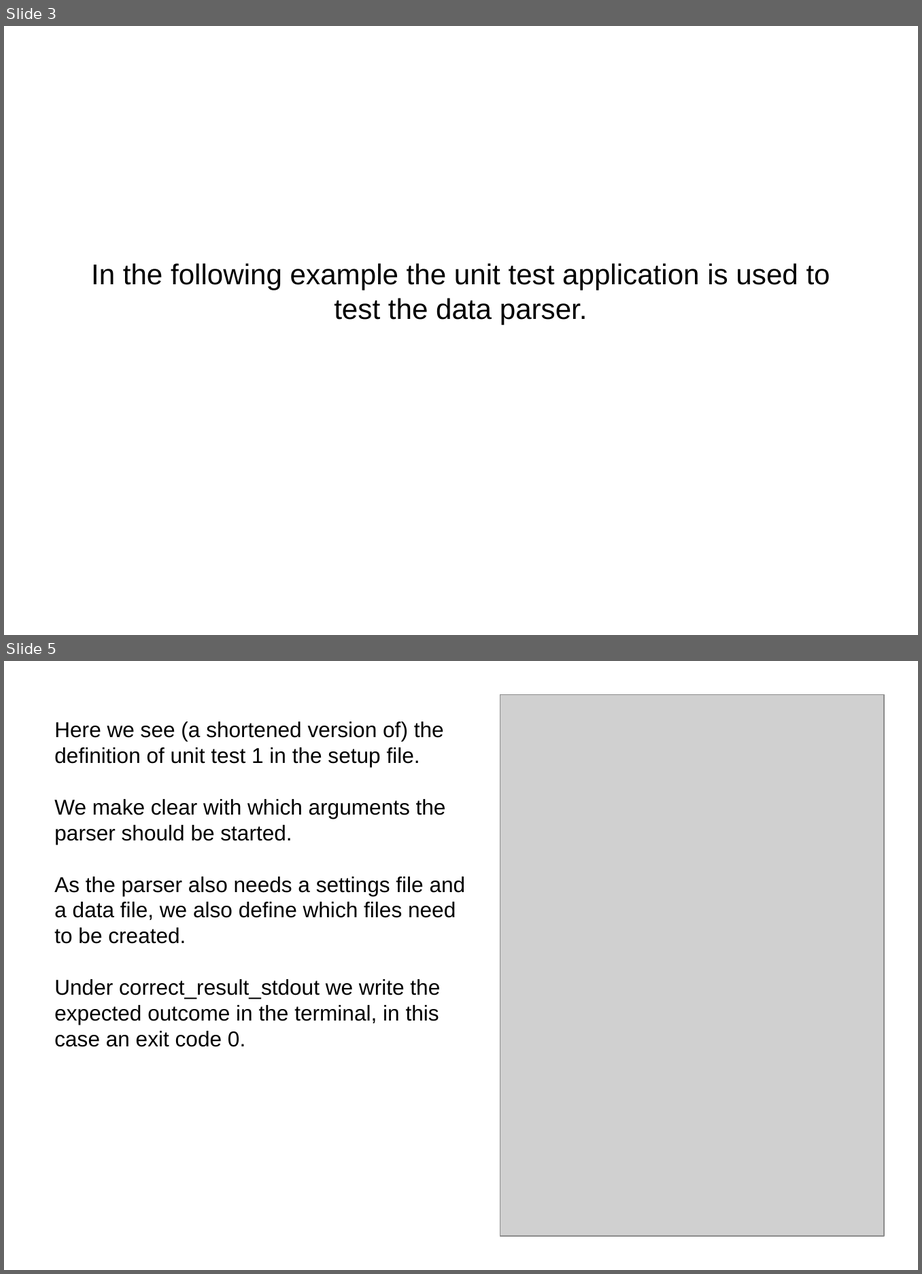
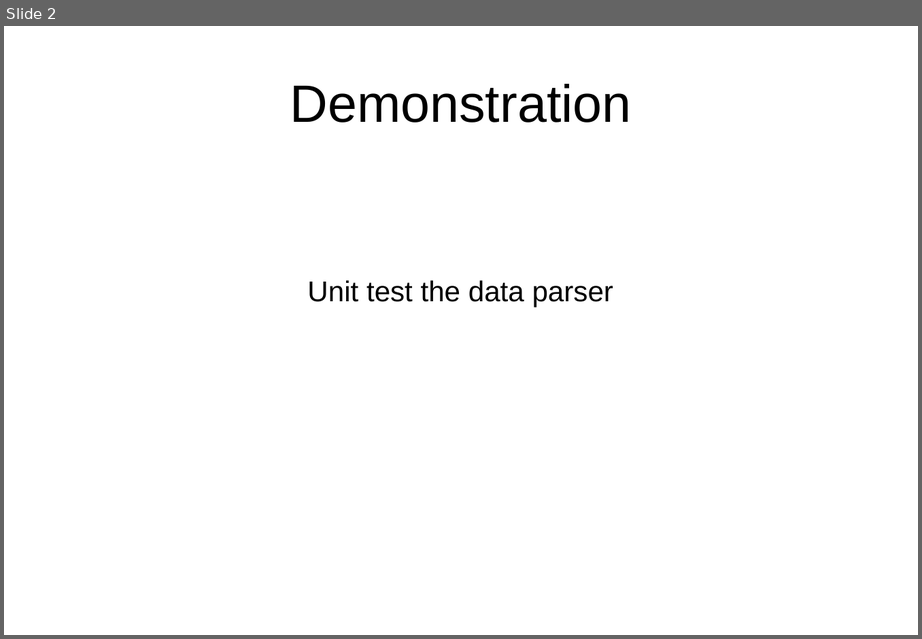
Before and after one commit to jn100py/portfolio, a slide deck: test_applications/presentation_testapplications.pptx. Shown one above the other, each under a label of ours: slides 3 and 5 before the commit, slide 2 after it; the slides between them are not shown. The pictures are 922x1274 and 922x639 pixels, drawn with LibreOffice and Linux fonts; fonts in the diff are those of the drawing; grey boxes stand for pictures. Boxes give left, top, right and bottom in pixels: in the first picture for what was removed or moved away, otherwise in the second. Text is boxed around its words. In the diff, an @@ line names an element or a change of style, - is before the commit and + after.

```diff
--- a/test_applications/presentation_testapplications.pptx
+++ b/test_applications/presentation_testapplications.pptx
@@ slide 5 removed at bbox=[4, 661, 918, 1270], background #FFFFFF @@
@@ picture removed at bbox=[500, 694, 885, 1236] @@
@@ text removed at bbox=[54, 722, 466, 1047] @@
-Here we see (a shortened version of) the definition of unit test 1 in the setup file.
-We make clear with which arguments the parser should be started.
-As the parser also needs a settings file and a data file, we also define which files need to be created.
-Under correct_result_stdout we write the expected outcome in the terminal, in this case an exit code 0.
@@ what was slide 3 is now slide 2 @@
@@ slide 2 changed as well @@
@@ text added at bbox=[290, 84, 631, 123], 44 pt, text #000000 @@
+Demonstration
@@ text at bbox=[307, 280, 613, 308]: text changed @@
-In the following example the unit test application is used to test the data parser.
+Unit test the data parser
```
Also in this commit, not shown: 1 other slide changed, 9 slides added, 9 other slides removed, 2 other files.
